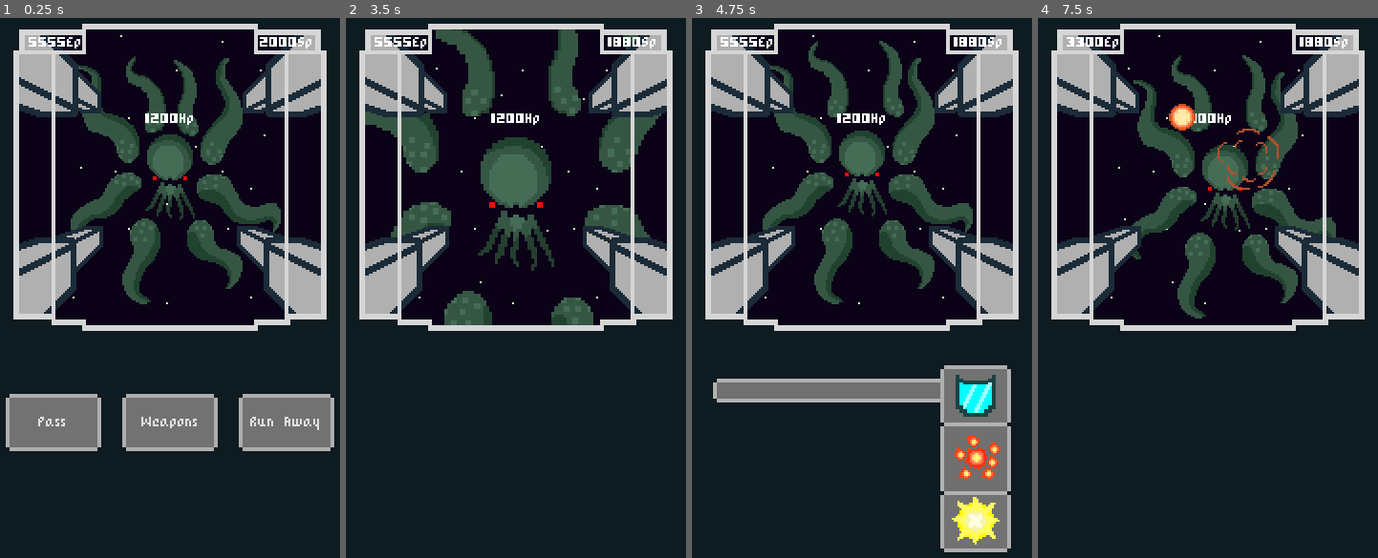
Above: before the commit, frames 1-4 (left to right).
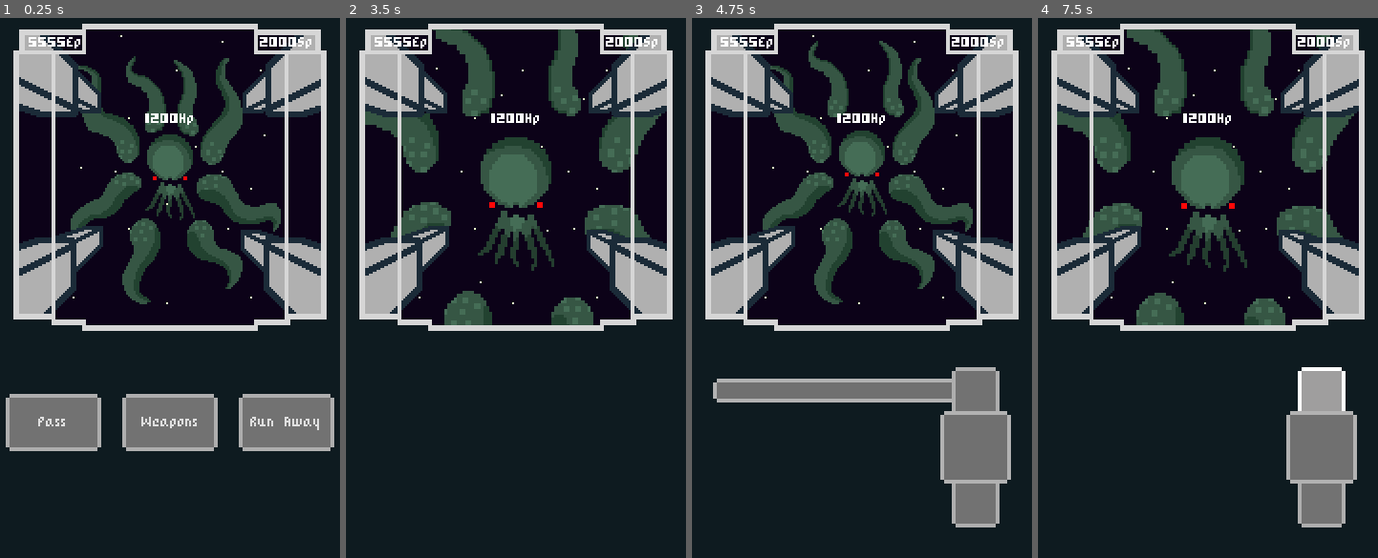
Above: after the commit, the same moments.

Repository: Razzf/SpaceRpg
Game: Godot game, scene res://Scenes/Battle.tscn
Same seed, same stepped clock (60 frames per second), same inputs: the game is played once before the commit and once after it. The project has no main scene, so this scene is started directly.
Inputs (mouse positions are in pixels of both pictures, inside the frame that each line leads up to; where the layout moved, square brackets give the same spot in the first picture):
- Up to frame 1 (0.25 s): no input
- Up to frame 2 (3.5 s): click "Pass" at 0.5 s; tap Enter at 2 s
- Up to frame 3 (4.75 s): click "Weapons" at 4.25 s
- Up to frame 4 (7.5 s): click (1320, 390) [1320, 396] at 5 s; click "Ok" at 5.75 s; click (1320, 504) [1320, 520] at 6.5 s; click (1320, 390) at 7.27 s

The runs differ from the first frame. In frame 1, 0.2% of the frame differs, in the area x 69-84%, y 38-43%; in frame 2, 0.3%; in frame 3, 5.0%; in frame 4, 19%, in the area x 5-94%, y 2-95%.
Error after the commit: Parse Error: Variable "i" already defined in the scope (at line 49). (res://Scripts/SpaceShip.gd:51)

Commit message:
Unique explosive module animation added

Diff:
--- a/Scenes/ShootingScenes/Explosive Shot.tscn
+++ b/Scenes/ShootingScenes/Explosive Shot.tscn
@@ -6,5 +6,5 @@
 [node name="Explosive Shot" instance=ExtResource( 2 )]
 script = ExtResource( 1 )
 max_explosions = 4
-spawn_range_x = 20.339
-spawn_range_y = 19.915
+spawn_range_x = 15.888
+spawn_range_y = 14.486
--- a/Scenes/ShootingScenes/Shooting.tscn
+++ b/Scenes/ShootingScenes/Shooting.tscn
@@ -21,8 +21,7 @@
 #	pass
 "
 
-[sub_resource type="Animation" id=1]
-resource_name = "Explosion"
+[sub_resource type="Animation" id=2]
 length = 0.7
 tracks/0/type = "method"
 tracks/0/path = NodePath(".")
@@ -55,13 +54,15 @@
 }
 
 [node name="Shooting" type="Node2D"]
-script = SubResource( 2 )
+script = SubResource( 1 )
 max_explosions = 2
+spawn_range_x = 23.729
+spawn_range_y = 39.407
 
 [node name="animExplosion" type="AnimationPlayer" parent="."]
 autoplay = "Explosion"
 playback_speed = 1.63
-anims/Explosion = SubResource( 1 )
+anims/Explosion = SubResource( 2 )
 
 [node name="Sprite" type="Sprite" parent="."]
 texture = ExtResource( 1 )
--- a/Scenes/SpaceShip.tscn
+++ b/Scenes/SpaceShip.tscn
@@ -83,6 +83,7 @@
 valign = 1
 
 [node name="AnimationPlayer" type="AnimationPlayer" parent="."]
+playback_speed = 3.94
 anims/attack = SubResource( 1 )
 [connection signal="Energy_Changed" from="." to="StatsContainer" method="_on_SpaceShip_Energy_Changed"]
 [connection signal="Shield_Changed" from="." to="StatsContainer" method="_on_SpaceShip_Shield_Changed"]
--- a/Scripts/SpaceShip.gd
+++ b/Scripts/SpaceShip.gd
@@ -46,10 +46,13 @@
 
 func attack_enemy(_enemy) -> void:
 	if _enemy != null:
-		animation.play("attack")
-		yield(animation,"animation_finished")
+		var i = 0
+		var explosions = equipped_weapon.shooting_scene.instance()
+		for i in range(explosions.max_explosions):
+			animation.play("attack")
+			yield(animation,"animation_finished")
 		equipped_weapon.trigger_counter = 0
-		_enemy.add_child(equipped_weapon.shooting_scene.instance())
+		_enemy.add_child(explosions)
 		_enemy.take_damage(equipped_weapon.power)
 		self.energy -= equipped_weapon.energy_cost
 		emit_signal("weapon_used")
Binary file added: Img Resources/Frames Images/ExplosiveBulletsModuleShooting.png
Not shown, added: Img Resources/Frames Images/ExplosiveBulletsModuleShooting.png.import
Binary file changed: Img Resources/Frames Images/shipattack frames.png
Not shown: 1 places in Scenes/ShootingScenes/Shooting.tscn that only renumber resources
